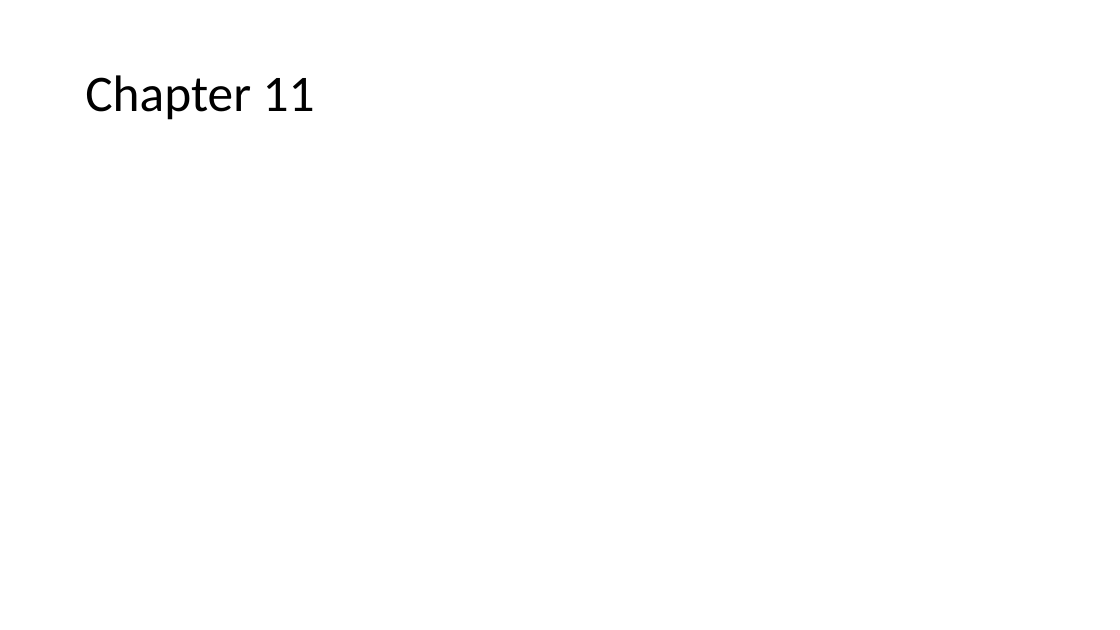
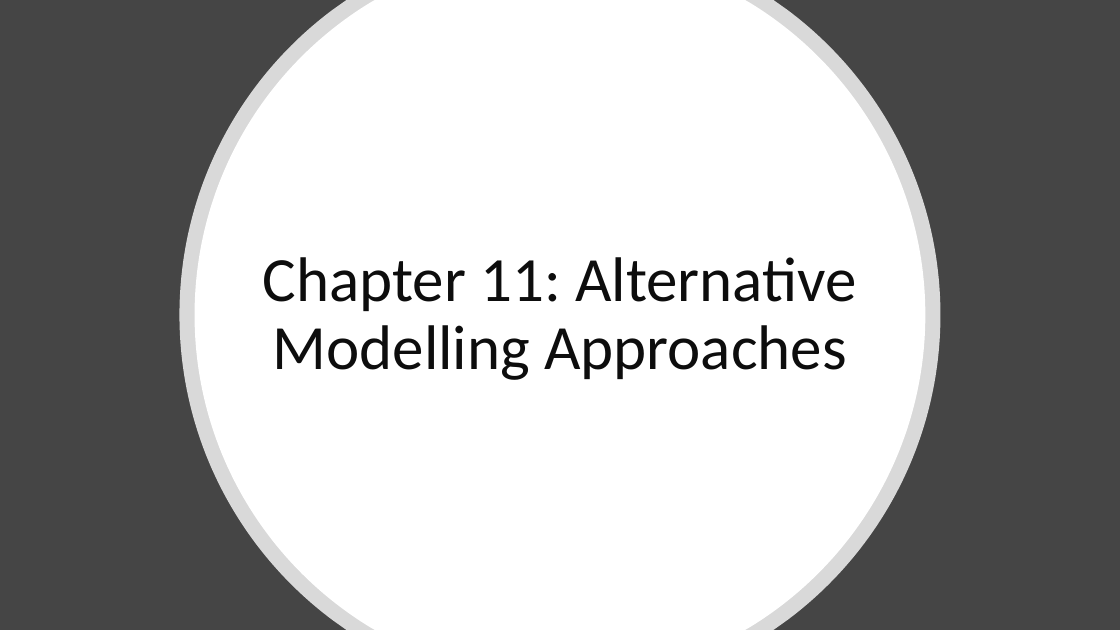
Before and after one commit to abmgis/abmgis, a slide deck: slide 29 of Chapter01-ABMGIS/Chapter1.pptx (slide 20 before the commit). Drawn at 1120x630 pixels with LibreOffice and Linux fonts; fonts in the diff are those of the drawing. Boxes give left, top, right and bottom in pixels: in the first picture for what was removed or moved away, otherwise in the second. Text is boxed around its words. In the diff, an @@ line names an element or a change of style, - is before the commit and + after.

Commit message:
updated chapter 1 ppt

```diff
--- a/Chapter01-ABMGIS/Chapter1.pptx
+++ b/Chapter01-ABMGIS/Chapter1.pptx
@@ background #FFFFFF to #454545 @@
@@ freeform shape added at box(180, 0, 941, 630), fill #FFFFFF at 80% opacity @@
@@ freeform shape added at box(195, 0, 926, 630), fill #FFFFFF @@
@@ title at box(263, 257, 856, 380): text changed; size 44 to 54 pt; text colour #000000 to #0D0D0D @@
-Chapter 11
+Chapter 11: Alternative Modelling Approaches
```
Also in this commit, not shown: 8 other slides changed, 18 slides added, 7 slides removed, 1 other file.
